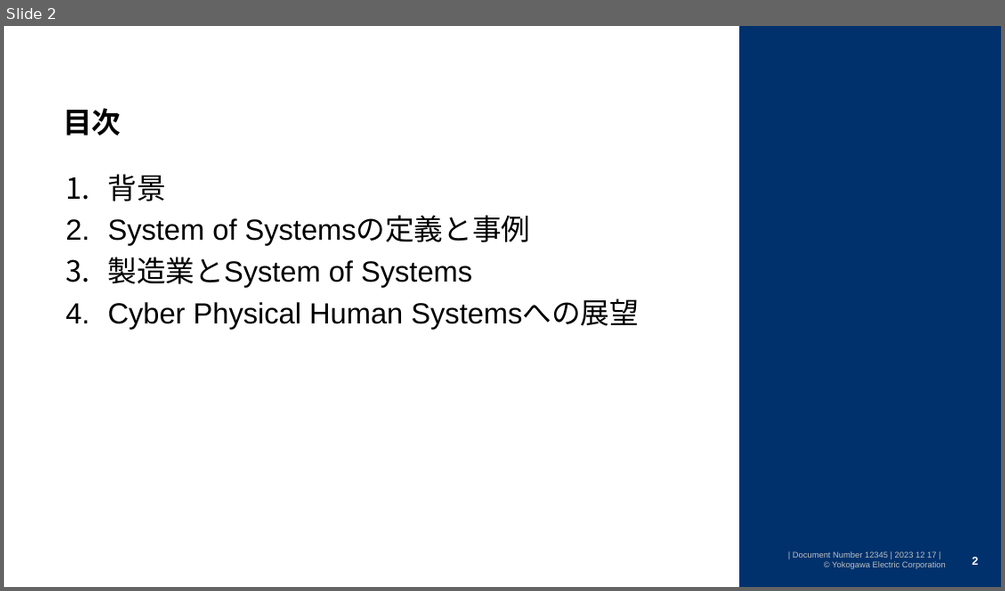
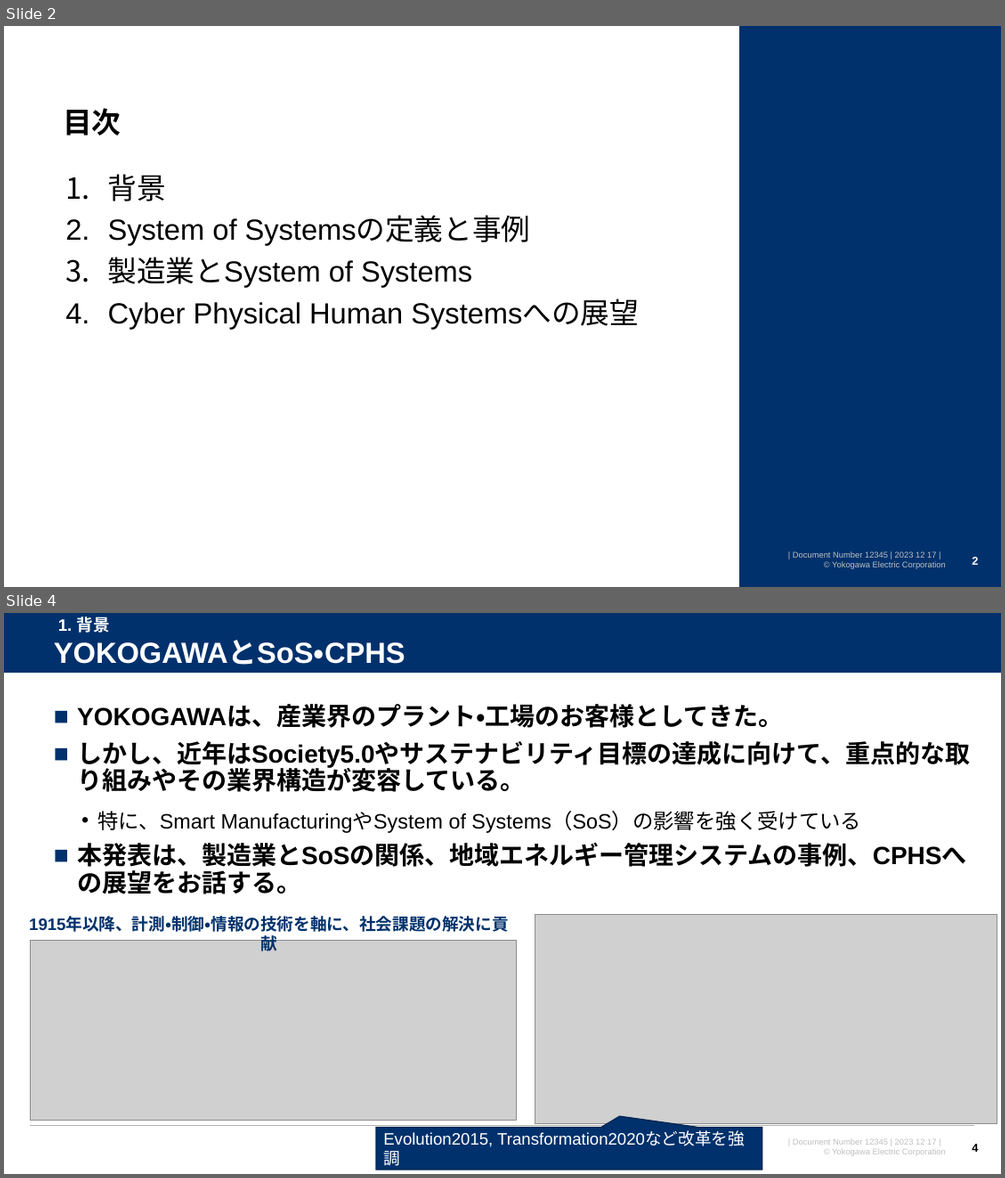
Before and after one commit to watarukumagai-git/opt, a slide deck: SoS/conf2023/231217_横幹連合コンファレンス_熊谷.pptx. Shown one above the other, each under a label of ours: slide 2 before the commit, slides 2 and 4 after it; the slides between them are not shown. The pictures are 1005x591 and 1005x1178 pixels, drawn with LibreOffice and Linux fonts; fonts in the diff are those of the drawing; grey boxes stand for pictures; background and template pictures are left out. Boxes give left, top, right and bottom in pixels: in the first picture for what was removed or moved away, otherwise in the second. Text is boxed around its words. In the diff, an @@ line names an element or a change of style, - is before the commit and + after.

```diff
--- a/SoS/conf2023/231217_横幹連合コンファレンス_熊谷.pptx
+++ b/SoS/conf2023/231217_横幹連合コンファレンス_熊谷.pptx
@@ slide 4 added at [4,613,1001,1174], background #FFFFFF; not listed: 1 template element that a slide beside it also shows @@
@@ rectangle added at [4,613,1001,674], fill #00316C @@
@@ text added at [58,617,110,633], 16 pt, text #FFFFFF, bold @@
+1. 背景
@@ text added at [54,640,405,665], 28 pt, text #FFFFFF, bold @@
+YOKOGAWAとSoS・CPHS
@@ line added from (4, 674) to (1001, 674), #FFFFFF 0.75 pt @@
@@ text added at [77,706,970,894], 24 pt, text #000000, bold @@
+■ YOKOGAWAは、産業界のプラント・工場のお客様としてきた。
+■ しかし、近年はSociety5.0やサステナビリティ目標の達成に向けて、重点的な取り組みやその業界構造が変容している。
+  • 特に、Smart ManufacturingやSystem of Systems（SoS）の影響を強く受けている
+■ 本発表は、製造業とSoSの関係、地域エネルギー管理システムの事例、CPHSへの展望をお話する。
@@ text added at [29,917,508,951], 16 pt, text #00316C, bold @@
+1915年以降、計測・制御・情報の技術を軸に、社会課題の解決に貢献
@@ picture added at [535,915,997,1123] @@
@@ picture added at [30,941,517,1120] @@
@@ line added from (30, 1126) to (975, 1126), #B2B2B2 1 pt @@
@@ speech box added at [376,1127,762,1169], fill #00316C, outline #002450 1 pt, 16 pt, text #FFFFFF @@
+Evolution2015, Transformation2020など改革を強調
@@ page number added at [971,1143,978,1151], 11 pt, text #000000, bold @@
+4
```
Also in this commit, not shown: 13 slides changed, 2 other slides added, 2 slides removed.
